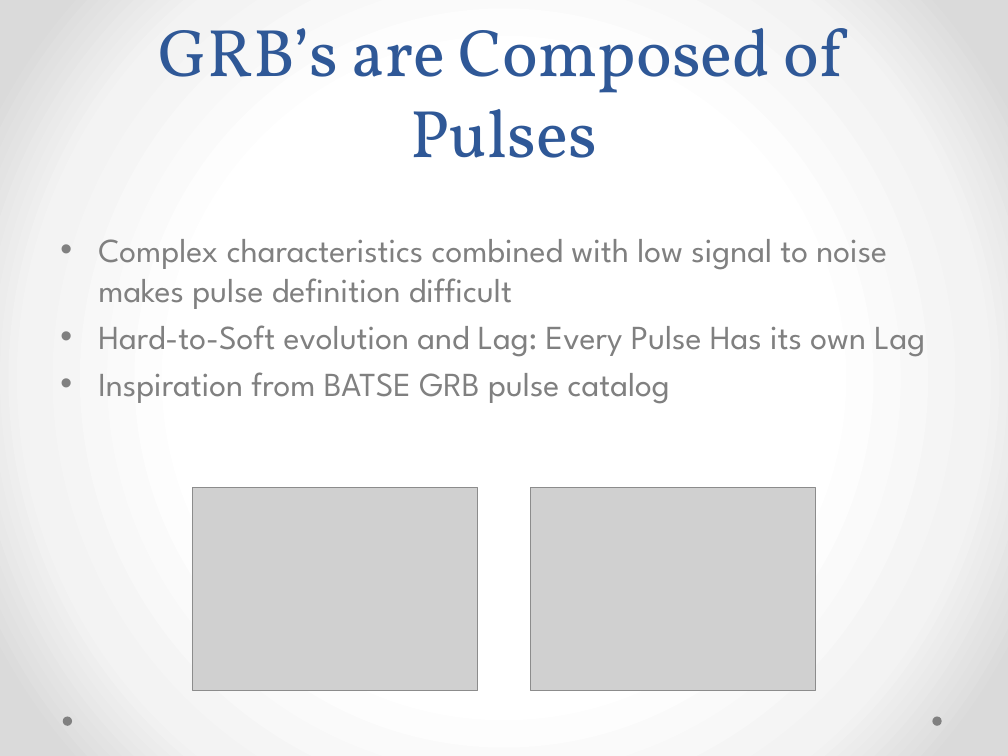
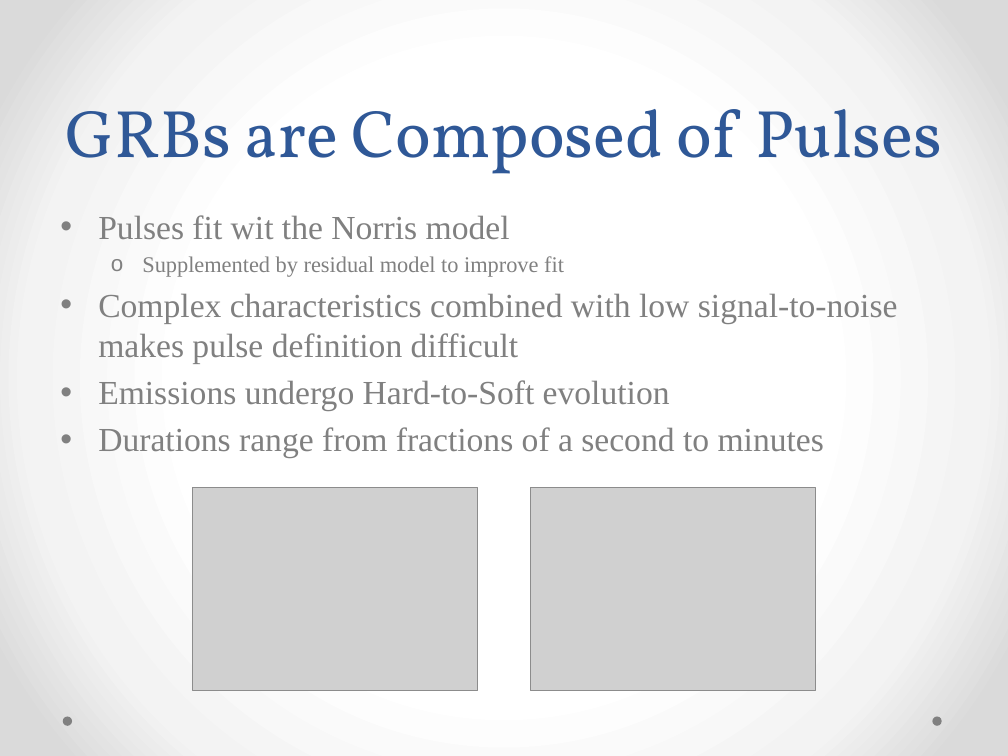
Before and after one commit to twcannon/MastersThesis, a slide deck: slide 4 of Paper/MastersPresentation.pptx (slide 6 before the commit). Drawn at 1008x756 pixels with LibreOffice and Linux fonts; fonts in the diff are those of the drawing; grey boxes stand for pictures. Boxes give left, top, right and bottom in pixels: in the first picture for what was removed or moved away, otherwise in the second. Text is boxed around its words. In the diff, an @@ line names an element or a change of style, - is before the commit and + after.

```diff
--- a/Paper/MastersPresentation.pptx
+++ b/Paper/MastersPresentation.pptx
@@ title at (66,109,942,174): text changed @@
-GRB’s are Composed of Pulses
+GRBs are Composed of Pulses
@@ text at (98,215,898,458): text changed; font League Spartan to Times New Roman @@
-• Complex characteristics combined with low signal to noise makes pulse definition difficult
-• Hard-to-Soft evolution and Lag: Every Pulse Has its own Lag
-• Inspiration from BATSE GRB pulse catalog
+• Pulses fit wit the Norris model
+  o Supplemented by residual model to improve fit
+• Complex characteristics combined with low signal-to-noise makes pulse definition difficult
+• Emissions undergo Hard-to-Soft evolution
+• Durations range from fractions of a second to minutes
```
Also in this commit, not shown: 16 other slides changed, 6 slides added, 2 slides removed, 12 other files.
